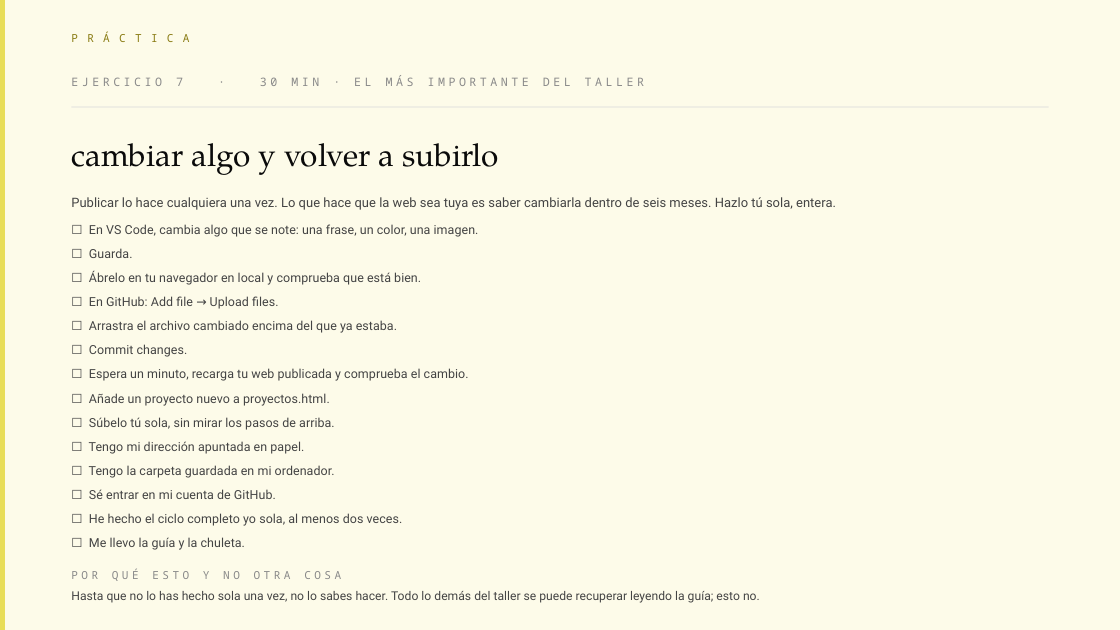
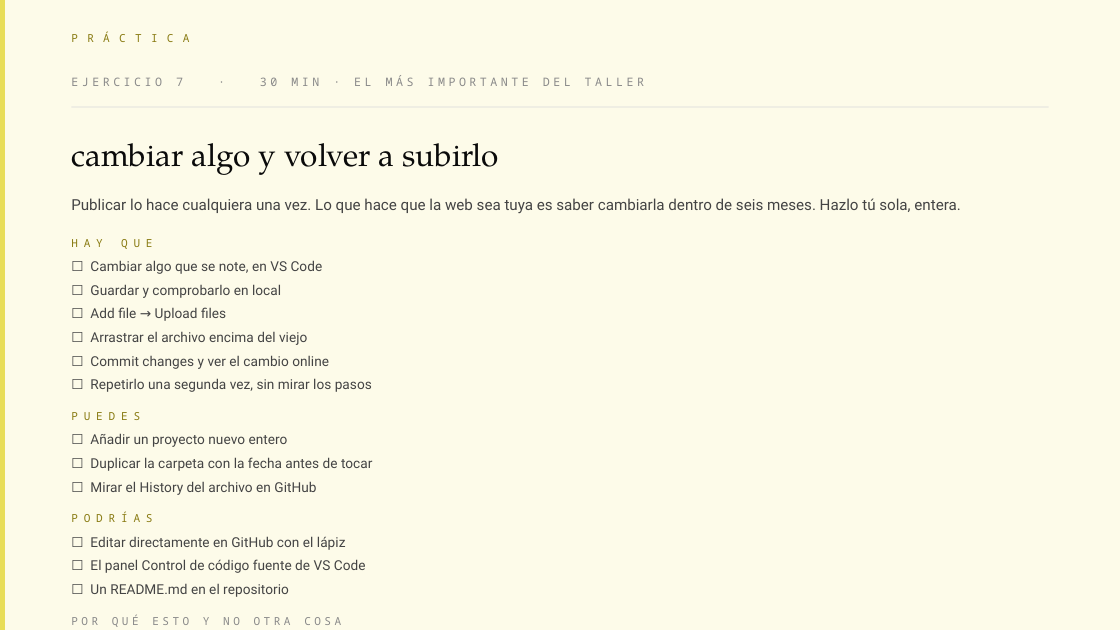
Before and after one commit to meowrhino/tallerEscocesa, a slide deck: slide 21 of presentaciones/Sesion-3-Publicar.pptx. Drawn at 1120x630 pixels with LibreOffice and Linux fonts; fonts in the diff are those of the drawing. Boxes give left, top, right and bottom in pixels: in the first picture for what was removed or moved away, otherwise in the second. Text is boxed around its words. In the diff, an @@ line names an element or a change of style, - is before the commit and + after.

```diff
--- a/presentaciones/Sesion-3-Publicar.pptx
+++ b/presentaciones/Sesion-3-Publicar.pptx
@@ text at (71,198,960,627): size 11.1 to 13 pt in "Publicar lo hace cualquiera una vez. Lo ..."; size 10.4 to 12.1 pt in "Hasta que no lo has hecho sola ..."; more space between paragraphs @@
@@ text at (90,260,372,597): text changed; size 10.8 to 11.7 pt @@
-☐ En VS Code, cambia algo que se note: una frase, un color, una imagen.
-☐ Guarda.
-☐ Ábrelo en tu navegador en local y comprueba que está bien.
-☐ En GitHub: Add file → Upload files.
-☐ Arrastra el archivo cambiado encima del que ya estaba.
-☐ Commit changes.
-☐ Espera un minuto, recarga tu web publicada y comprueba el cambio.
-☐ Añade un proyecto nuevo a proyectos.html.
-☐ Súbelo tú sola, sin mirar los pasos de arriba.
-☐ Tengo mi dirección apuntada en papel.
-☐ Tengo la carpeta guardada en mi ordenador.
-☐ Sé entrar en mi cuenta de GitHub.
-☐ He hecho el ciclo completo yo sola, al menos dos veces.
-☐ Me llevo la guía y la chuleta.
+HAY QUE
+☐ Cambiar algo que se note, en VS Code
+☐ Guardar y comprobarlo en local
+☐ Add file → Upload files
+☐ Arrastrar el archivo encima del viejo
+☐ Commit changes y ver el cambio online
+☐ Repetirlo una segunda vez, sin mirar los pasos
+PUEDES
+☐ Añadir un proyecto nuevo entero
+☐ Duplicar la carpeta con la fecha antes de tocar
+☐ Mirar el History del archivo en GitHub
+PODRÍAS
+☐ Editar directamente en GitHub con el lápiz
+☐ El panel Control de código fuente de VS Code
+☐ Un README.md en el repositorio
```
Also in this commit, not shown: 1 other slide changed, 9 other files.
